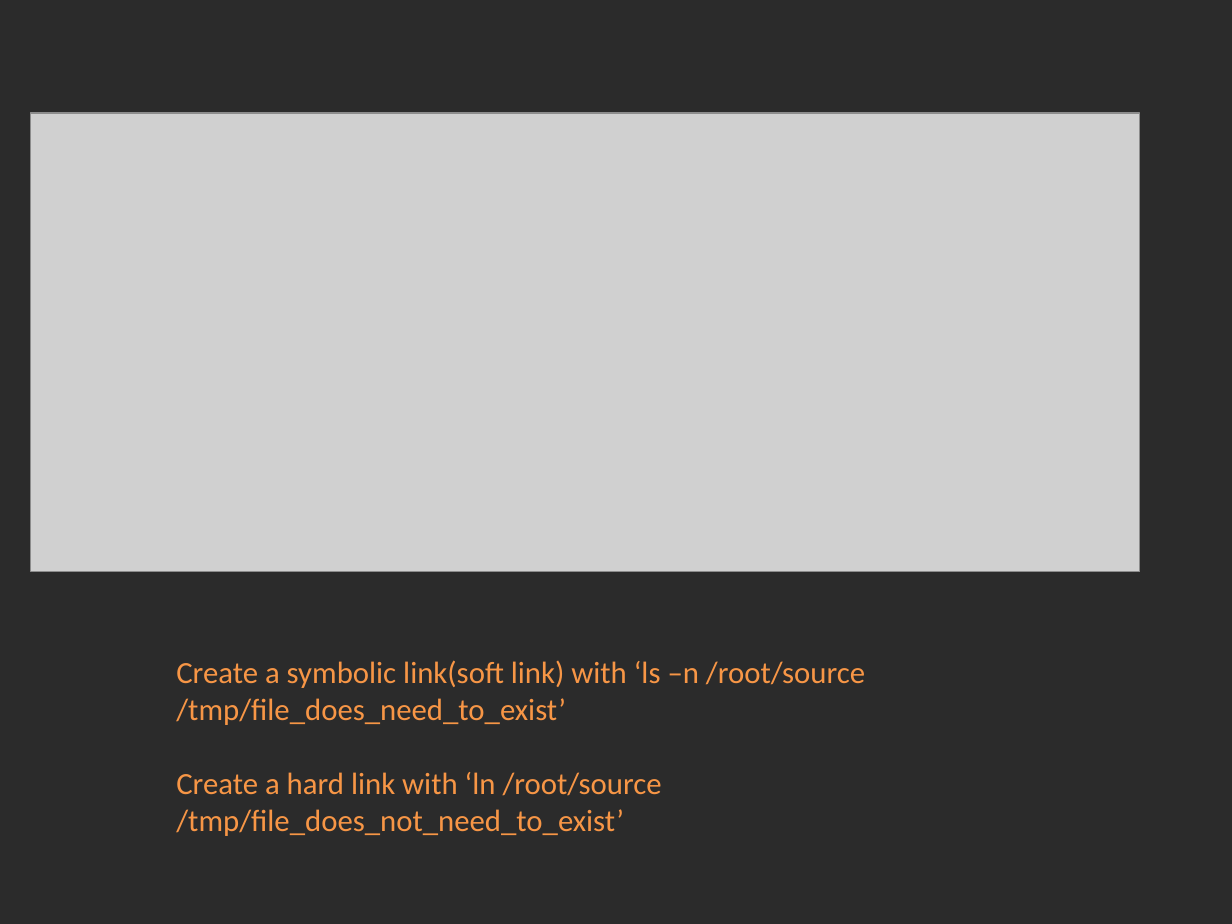
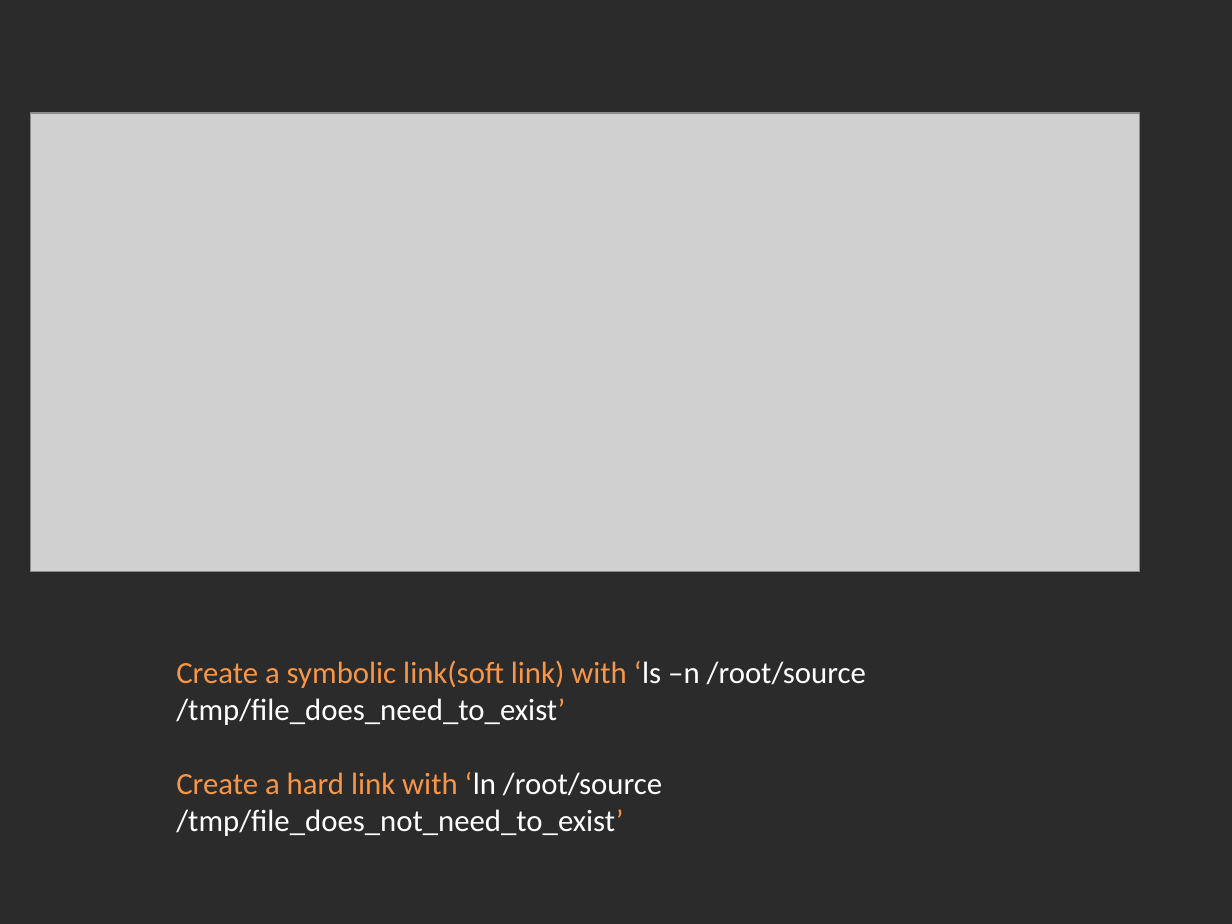
Before and after one commit to Academy-Soft-Intellect/Linux-Course, a slide deck: slide 8 of 3.FileSystem/03-FileSystem.pptx. Drawn at 1232x924 pixels with LibreOffice and Linux fonts; fonts in the diff are those of the drawing; grey boxes stand for pictures; background and template pictures are left out; a plain dark background stands for a picture behind light text. Boxes give left, top, right and bottom in pixels: in the first picture for what was removed or moved away, otherwise in the second. Text is boxed around its words. In the diff, an @@ line names an element or a change of style, - is before the commit and + after.

```diff
--- a/3.FileSystem/03-FileSystem.pptx
+++ b/3.FileSystem/03-FileSystem.pptx
@@ text "Create a symbolic link(soft link) ..." at (176, 660, 866, 836): text colour #F79646 to #FFFFFF in "‘ls –n /root/source /tmp/file_does_need_to_exist’", "‘ln /root/source /tmp/file_does_not_need_to_exist’" @@
```
Also in this commit, not shown: 7 other slides changed, 3 other files.
